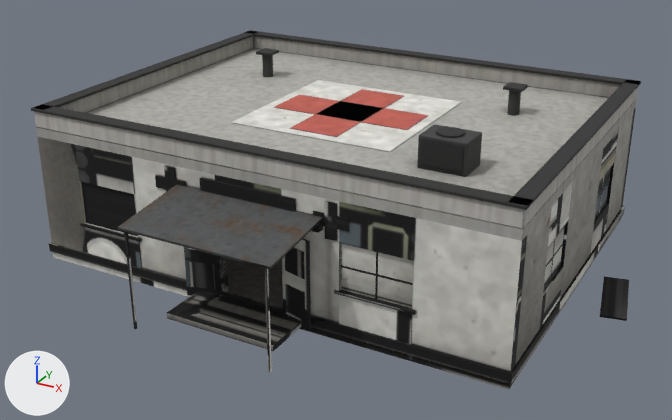
The glTF model sp-data/hospital.glb: old version first, new version second.
Before and after are seen from a 50 mm camera at (11.29, -21.32, 11.24) aimed at (0.23, -1.21, 1.19). The lights are fixed; the arrows at lower left show +X, +Y and +Z. The older version comes first. Where no turn or scale is listed for an object, it has been applied to the vertices. Vertices at exactly the same position are counted once.

The first picture shows 'BldH_Roof', 'BldH_Shell'.
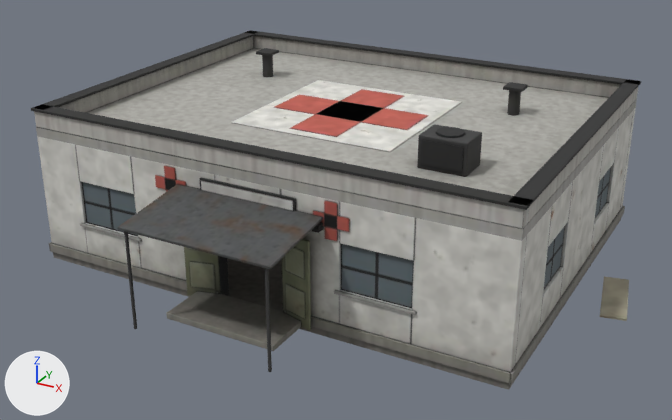
Changed parts and their boxes [x1, y1, x2, y2] in the pictures (672 x 420 px; the box of a moved part takes in the faces that stretch with it):
part 1 of me_bldh_shell, moved or reshaped
    before: [49, 178, 625, 384]
    after: [50, 178, 625, 384]
part 2 of me_bldh_shell, surface changed
    both: [37, 108, 636, 390]

The change, as a diff of the scene's bpy script:
```diff
--- a/sp-data/hospital.glb.py
+++ b/sp-data/hospital.glb.py
@@ me_bldh_shell @@
 # used by ob_bldh_shell; location = (-0.2, -0.92, 1.44)
-me_bldh_shell.from_pydata(...)  # 1380 vertices, 2424 faces; spans x -8.4..8.4, y -6.3..6.1, z -1.6..2.3
+me_bldh_shell.from_pydata(...)  # 1388 vertices, 2436 faces; spans x -8.4..8.4, y -6.3..6.1, z -1.6..2.3
+# me_bldh_shell part 1
+# 4 vertices are removed from x 6.8, y -4.1, z -1.4..-1.2
+# 251 faces are deleted
+# 2 vertices move within x -0.8..1.2, y -4.1, z -1.2
+# 12 vertices are added at x -0.8..6.7, y -4.1, z -1.4..-1.2
+# 263 new faces join them
+# me_bldh_shell part 2: 2141 kept faces spanning x -8.4..8.4, y -6.3..6.1, z -1.6..2.3 get new texture (UV) coordinates
 me_bldh_shell.materials.append(mat_baked_bldh_shell)
```
